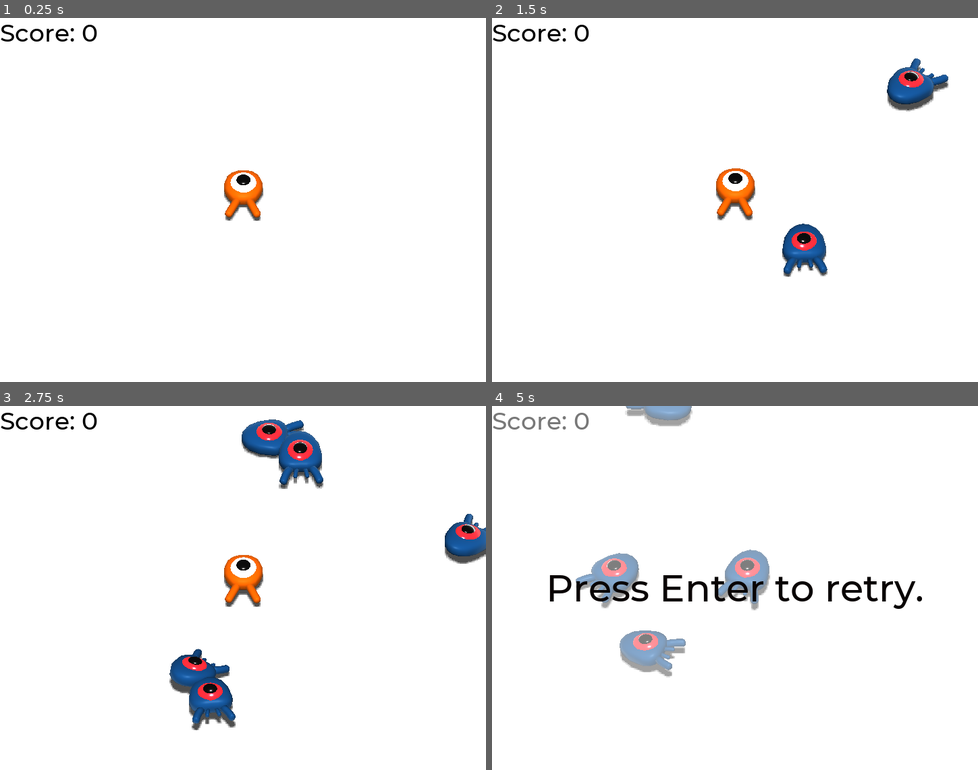
Above: before the commit, frames 1-4 (two rows, left to right).
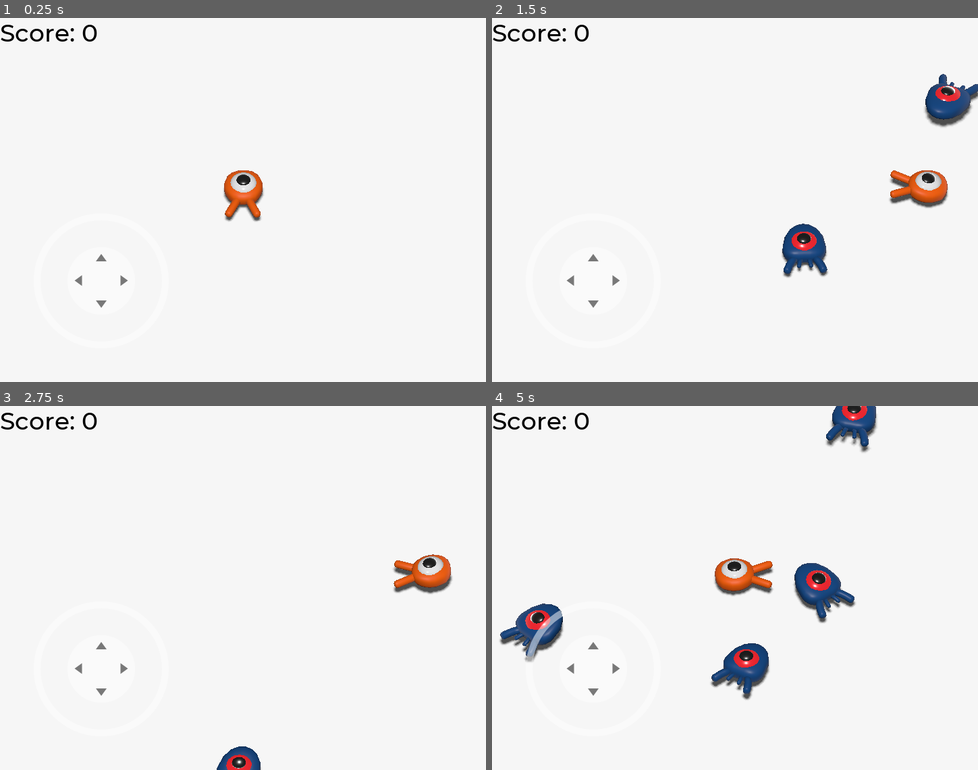
Above: after the commit, the same moments.

Repository: IanVzs/godot_3dgame_first
Game: Godot game, scene res://Main.tscn
Same seed, same stepped clock (60 frames per second), same inputs: the game is played once before the commit and once after it.
Inputs (mouse positions are in pixels of both pictures, inside the frame that each line leads up to):
- Up to frame 1 (0.25 s): no input
- Up to frame 2 (1.5 s): tap Enter (ui_accept) at 0.5 s; move the mouse to (841, 181) at 0.52 s; hold Right (ui_right) 0.53-1.25 s; click (841, 181) at 0.67 s; tap Space (jump) at 0.77 s; drag from (637, 218) to (710, 272) at 1.27 s
- Up to frame 3 (2.75 s): tap Enter (ui_accept) at 2 s; move the mouse to (291, 507) at 2.02 s; hold Right (ui_right) from 2.03 s (still down); click (291, 507) at 2.17 s
- Up to frame 4 (5 s): release Right (ui_right) at 2.75 s; drag from (710, 660) to (589, 533) at 2.77 s; move the mouse to (880, 642) at 3.52 s; hold Left (ui_left) 3.53-4.25 s; click (880, 642) at 3.67 s; tap Space (jump) at 3.77 s; drag from (589, 533) to (662, 497) at 4.27 s

The runs differ from the first frame. In frame 1, 0.7% of the frame differs, in the area x 15-55%, y 41-80%; in frame 2, 4.2%; in frame 3, 7.1%; in frame 4, 10%, in the area x 0-89%, y 0-81%.

Commit message:
add virtual joystick

Diff:
--- a/Main.gd
+++ b/Main.gd
@@ -1,9 +1,6 @@
 extends Node
 
 export (PackedScene) var mob_scene
-# Declare member variables here. Examples:
-# var a = 2
-# var b = "text"
 
 
 # Called when the node enters the scene tree for the first time.
--- a/Player.gd
+++ b/Player.gd
@@ -1,4 +1,7 @@
 extends KinematicBody
+
+export (NodePath) var joystickLeftPath
+onready var joystickLeft : VirtualJoystick = get_node(joystickLeftPath)
 
 export var speed = 14
 export var fall_acceleration = 75
@@ -13,6 +16,9 @@
 
 func _physics_process(delta):
 	var direction = Vector3.ZERO
+	direction.x = Input.get_axis("ui_left", "ui_right")
+	direction.z = Input.get_axis("ui_up", "ui_down")
+
 	# We check for each move input and update the direction accordingly.
 	if Input.is_action_pressed("move_right"):
 		direction.x += 1
--- a/Player.tscn
+++ b/Player.tscn
@@ -1,7 +1,8 @@
-[gd_scene load_steps=7 format=2]
+[gd_scene load_steps=8 format=2]
 
 [ext_resource path="res://art/player.glb" type="PackedScene" id=1]
 [ext_resource path="res://Player.gd" type="Script" id=2]
+[ext_resource path="res://joystick/virtual_joystick.tscn" type="PackedScene" id=3]
 
 [sub_resource type="SphereShape" id=1]
 radius = 0.824111
@@ -91,4 +92,8 @@
 anims/RESET = SubResource( 3 )
 anims/float = SubResource( 4 )
 
+[node name="UI" type="CanvasLayer" parent="."]
+
+[node name="Virtual joystick" parent="UI" instance=ExtResource( 3 )]
+
 [connection signal="body_entered" from="MobDetector" to="." method="_on_MobDetector_body_entered"]
--- /dev/null
+++ b/joystick/virtual_joystick.gd
@@ -0,0 +1,161 @@
+class_name VirtualJoystick
+
+extends Control
+
+# https://github.com/MarcoFazioRandom/Virtual-Joystick-Godot
+
+#### EXPORTED VARIABLE ####
+
+# The color of the button when the joystick is in use.
+export(Color) var pressed_color := Color.gray
+
+# If the input is inside this range, the output is zero.
+export(float, 0, 200, 1) var deadzone_size : float = 10
+
+# The max distance the tip can reach.
+export(float, 0, 500, 1) var clampzone_size : float = 75
+
+# FIXED: The joystick doesn't move.
+# DYNAMIC: Every time the joystick area is pressed, the joystick position is set on the touched position.
+enum JoystickMode {FIXED, DYNAMIC}
+
+export(JoystickMode) var joystick_mode := JoystickMode.FIXED
+
+# VISIBILITY_ALWAYS = Always visible.
+# VISIBILITY_TOUCHSCREEN_ONLY = Visible on touch screens only.
+enum VisibilityMode {ALWAYS , TOUCHSCREEN_ONLY }
+
+export(VisibilityMode) var visibility_mode := VisibilityMode.ALWAYS
+
+# Use Input Actions
+export var use_input_actions := true
+
+# Project -> Project Settings -> Input Map
+export var action_left := "ui_left"
+export var action_right := "ui_right"
+export var action_up := "ui_up"
+export var action_down := "ui_down"
+
+#### PUBLIC VARIABLES ####
+
+# If the joystick is receiving inputs.
+var _pressed := false setget , is_pressed
+
+func is_pressed() -> bool:
+	return _pressed
+
+# The joystick output.
+var _output := Vector2.ZERO setget , get_output
+
+func get_output() -> Vector2:
+	return _output
+
+#### PRIVATE VARIABLES ####
+
+var _touch_index : int = -1
+
+onready var _base := $Base
+onready var _tip := $Base/Tip
+
+onready var _base_radius = _base.rect_size * _base.get_global_transform_with_canvas().get_scale() / 2
+
+onready var _base_default_position : Vector2 = _base.rect_position
+onready var _tip_default_position : Vector2 = _tip.rect_position
+
+onready var _default_color : Color = _tip.modulate
+
+#### FUNCTIONS ####
+
+func _ready() -> void:
+	if not OS.has_touchscreen_ui_hint() and visibility_mode == VisibilityMode.TOUCHSCREEN_ONLY:
+		hide()
+
+func _input(event: InputEvent) -> void:
+	if event is InputEventScreenTouch:
+		if event.pressed:
+			if _is_point_inside_joystick_area(event.position) and _touch_index == -1:
+				if joystick_mode == JoystickMode.DYNAMIC or (joystick_mode == JoystickMode.FIXED and _is_point_inside_base(event.position)):
+					if joystick_mode == JoystickMode.DYNAMIC:
+						_move_base(event.position)
+					_touch_index = event.index
+					_tip.modulate = pressed_color
+					_update_joystick(event.position)
+					get_tree().set_input_as_handled()
+		elif event.index == _touch_index:
+			_reset()
+			get_tree().set_input_as_handled()
+	elif event is InputEventScreenDrag:
+		if event.index == _touch_index:
+			_update_joystick(event.position)
+			get_tree().set_input_as_handled()
+
+func _move_base(new_position: Vector2) -> void:
+	_base.rect_global_position = new_position - _base.rect_pivot_offset * get_global_transform_with_canvas().get_scale()
+
+func _move_tip(new_position: Vector2) -> void:
+	_tip.rect_global_position = new_position - _tip.rect_pivot_offset * _base.get_global_transform_with_canvas().get_scale()
+
+func _is_point_inside_joystick_area(point: Vector2) -> bool:
+	var x: bool = point.x >= rect_global_position.x and point.x <= rect_global_position.x + (rect_size.x * get_global_transform_with_canvas().get_scale().x)
+	var y: bool = point.y >= rect_global_position.y and point.y <= rect_global_position.y + (rect_size.y * get_global_transform_with_canvas().get_scale().y)
+	return x and y
+
+func _is_point_inside_base(point: Vector2) -> bool:
+	var center : Vector2 = _base.rect_global_position + _base_radius
+	var vector : Vector2 = point - center
+	if vector.length_squared() <= _base_radius.x * _base_radius.x:
+		return true
+	else:
+		return false
+
+func _update_joystick(touch_position: Vector2) -> void:
+	var center : Vector2 = _base.rect_global_position + _base_radius
+	var vector : Vector2 = touch_position - center
+	vector = vector.clamped(clampzone_size)
+
+	_move_tip(center + vector)
+
+	if vector.length_squared() > deadzone_size * deadzone_size:
+		_pressed = true
+		_output = (vector - (vector.normalized() * deadzone_size)) / (clampzone_size - deadzone_size)
+	else:
+		_pressed = false
+		_output = Vector2.ZERO
+
+	if use_input_actions:
+		_update_input_actions()
+
+func _update_input_actions():
+	if _output.x < 0:
+		Input.action_press(action_left, -_output.x)
+	elif Input.is_action_pressed(action_left):
+		Input.action_release(action_left)
+	if _output.x > 0:
+		Input.action_press(action_right, _output.x)
+	elif Input.is_action_pressed(action_right):
+		Input.action_release(action_right)
+	if _output.y < 0:
+		Input.action_press(action_up, -_output.y)
+	elif Input.is_action_pressed(action_up):
+		Input.action_release(action_up)
+	if _output.y > 0:
+		Input.action_press(action_down, _output.y)
+	elif Input.is_action_pressed(action_down):
+		Input.action_release(action_down)
+
+func _reset():
+	_pressed = false
+	_output = Vector2.ZERO
+	_touch_index = -1
+	_tip.modulate = _default_color
+	_base.rect_position = _base_default_position
+	_tip.rect_position = _tip_default_position
+	if use_input_actions:
+		if Input.is_action_pressed(action_left) or Input.is_action_just_pressed(action_left):
+			Input.action_release(action_left)
+		if Input.is_action_pressed(action_right) or Input.is_action_just_pressed(action_right):
+			Input.action_release(action_right)
+		if Input.is_action_pressed(action_down) or Input.is_action_just_pressed(action_down):
+			Input.action_release(action_down)
+		if Input.is_action_pressed(action_up) or Input.is_action_just_pressed(action_up):
+			Input.action_release(action_up)
--- /dev/null
+++ b/joystick/virtual_joystick.tscn
@@ -0,0 +1,58 @@
+[gd_scene load_steps=4 format=2]
+
+[ext_resource path="res://joystick/textures/joystick_base_outline.png" type="Texture" id=1]
+[ext_resource path="res://joystick/textures/joystick_tip_arrows.png" type="Texture" id=2]
+[ext_resource path="res://joystick/virtual_joystick.gd" type="Script" id=3]
+
+[node name="Virtual joystick" type="Control"]
+modulate = Color( 1, 1, 1, 0.509804 )
+anchor_top = 1.0
+anchor_bottom = 1.0
+margin_left = 50.0
+margin_top = -250.0
+margin_right = 250.0
+margin_bottom = -50.0
+script = ExtResource( 3 )
+__meta__ = {
+"_edit_use_anchors_": false
+}
+
+[node name="Base" type="TextureRect" parent="."]
+anchor_left = 0.5
+anchor_top = 0.5
+anchor_right = 0.5
+anchor_bottom = 0.5
+margin_left = -100.0
+margin_top = -100.0
+margin_right = 100.0
+margin_bottom = 100.0
+grow_horizontal = 2
+grow_vertical = 2
+rect_pivot_offset = Vector2( 100, 100 )
+size_flags_horizontal = 4
+size_flags_vertical = 4
+texture = ExtResource( 1 )
+stretch_mode = 6
+__meta__ = {
+"_edit_use_anchors_": false
+}
+
+[node name="Tip" type="TextureRect" parent="Base"]
+anchor_left = 0.5
+anchor_top = 0.5
+anchor_right = 0.5
+anchor_bottom = 0.5
+margin_left = -50.0
+margin_top = -50.0
+margin_right = 50.0
+margin_bottom = 50.0
+grow_horizontal = 2
+grow_vertical = 2
+rect_pivot_offset = Vector2( 50, 50 )
+size_flags_horizontal = 4
+size_flags_vertical = 4
+texture = ExtResource( 2 )
+stretch_mode = 6
+__meta__ = {
+"_edit_use_anchors_": false
+}
--- a/project.godot
+++ b/project.godot
@@ -8,8 +8,14 @@
 
 config_version=4
 
-_global_script_classes=[  ]
+_global_script_classes=[ {
+"base": "Control",
+"class": "VirtualJoystick",
+"language": "GDScript",
+"path": "res://joystick/virtual_joystick.gd"
+} ]
 _global_script_class_icons={
+"VirtualJoystick": ""
 }
 
 [application]
@@ -30,6 +36,7 @@
 [global]
 
 layer=false
+touch=false
 
 [input]
 
@@ -59,6 +66,10 @@
  ]
 }
 
+[input_devices]
+
+pointing/emulate_touch_from_mouse=true
+
 [layer_names]
 
 3d_physics/layer_1="player"
@@ -67,5 +78,4 @@
 
 [rendering]
 
-quality/driver/driver_name="GLES2"
 quality/filters/msaa=3
Binary file added: joystick/textures/joystick_base_outline.png
Not shown, added: joystick/textures/joystick_base_outline.png.import
Binary file added: joystick/textures/joystick_tip.png
Not shown, added: joystick/textures/joystick_tip.png.import
Binary file added: joystick/textures/joystick_tip_arrows.png
Not shown, added: joystick/textures/joystick_tip_arrows.png.import
Not shown, changed: .gitignore
Not shown, added: .gitmodules
